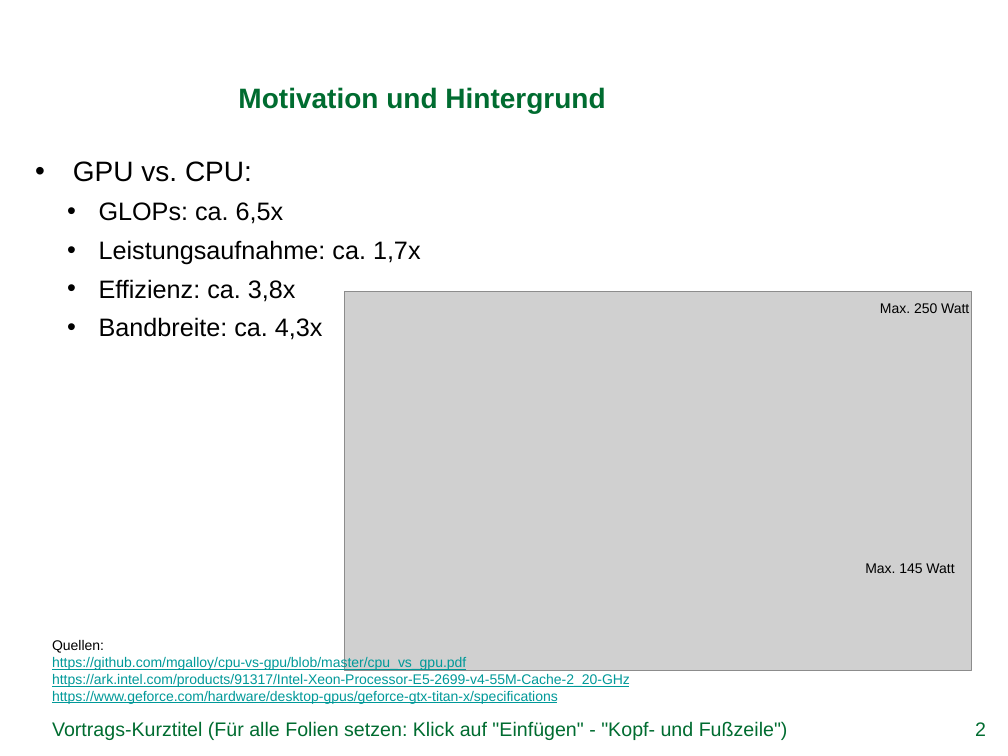
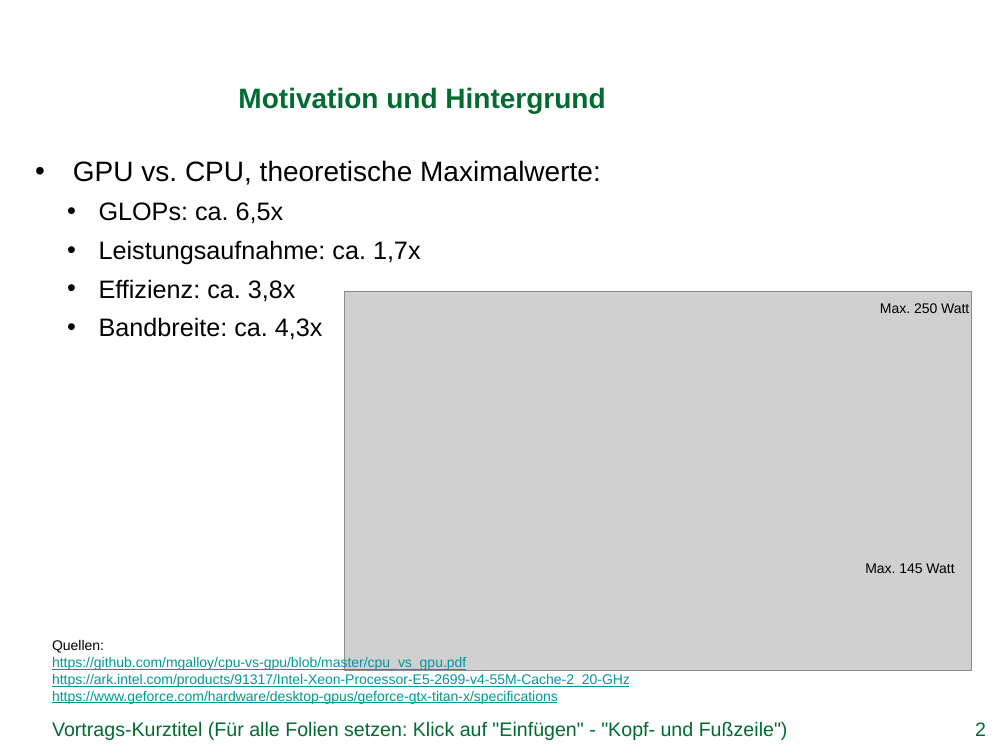
Before and after one commit to DominikBitzer/cuda_project, a slide deck: slide 2 of CUDA_presentation.pptx. Drawn at 1008x756 pixels with LibreOffice and Linux fonts; fonts in the diff are those of the drawing; grey boxes stand for pictures; background and template pictures are left out. Boxes give left, top, right and bottom in pixels: in the first picture for what was removed or moved away, otherwise in the second. Text is boxed around its words. In the diff, an @@ line names an element or a change of style, - is before the commit and + after.

```diff
--- a/CUDA_presentation.pptx
+++ b/CUDA_presentation.pptx
@@ text at (73, 160, 601, 185): text changed @@
-• GPU vs. CPU:
+• GPU vs. CPU, theoretische Maximalwerte:
```
Also in this commit, not shown: 2 other slides changed, 4 slides added.
